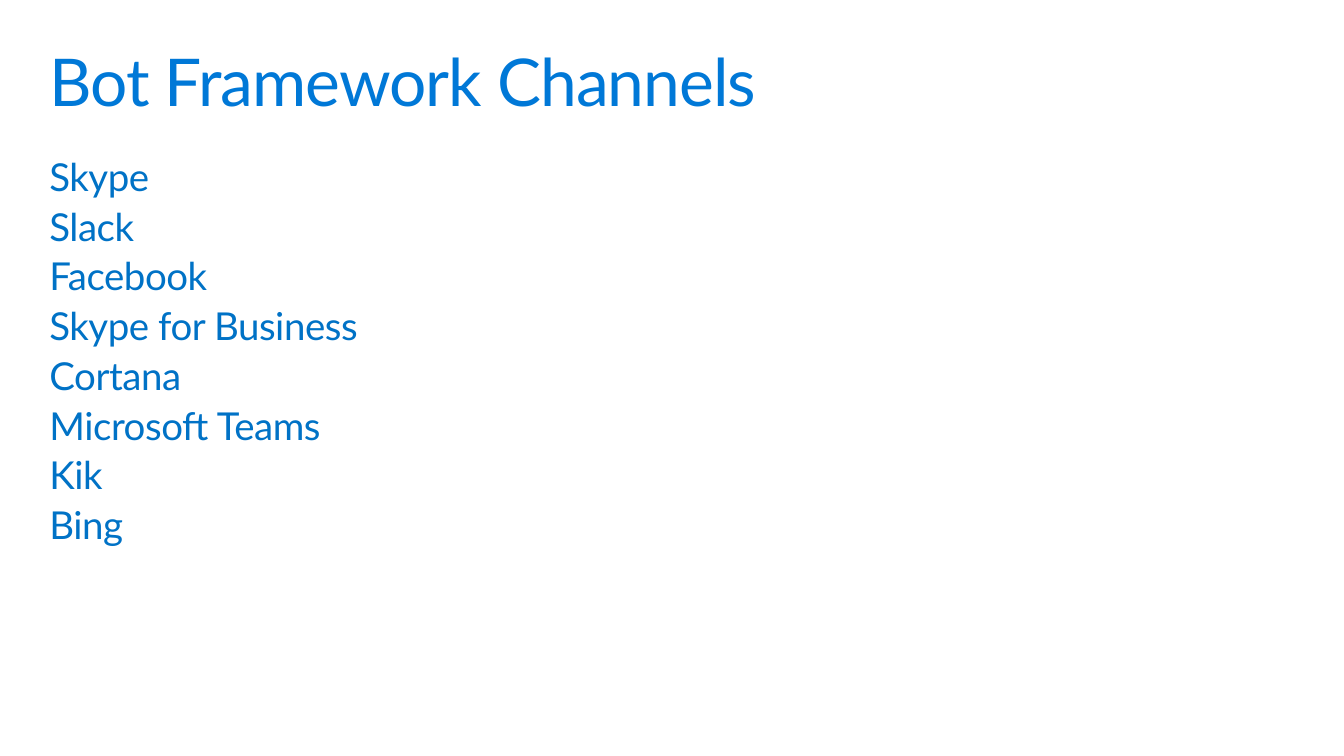
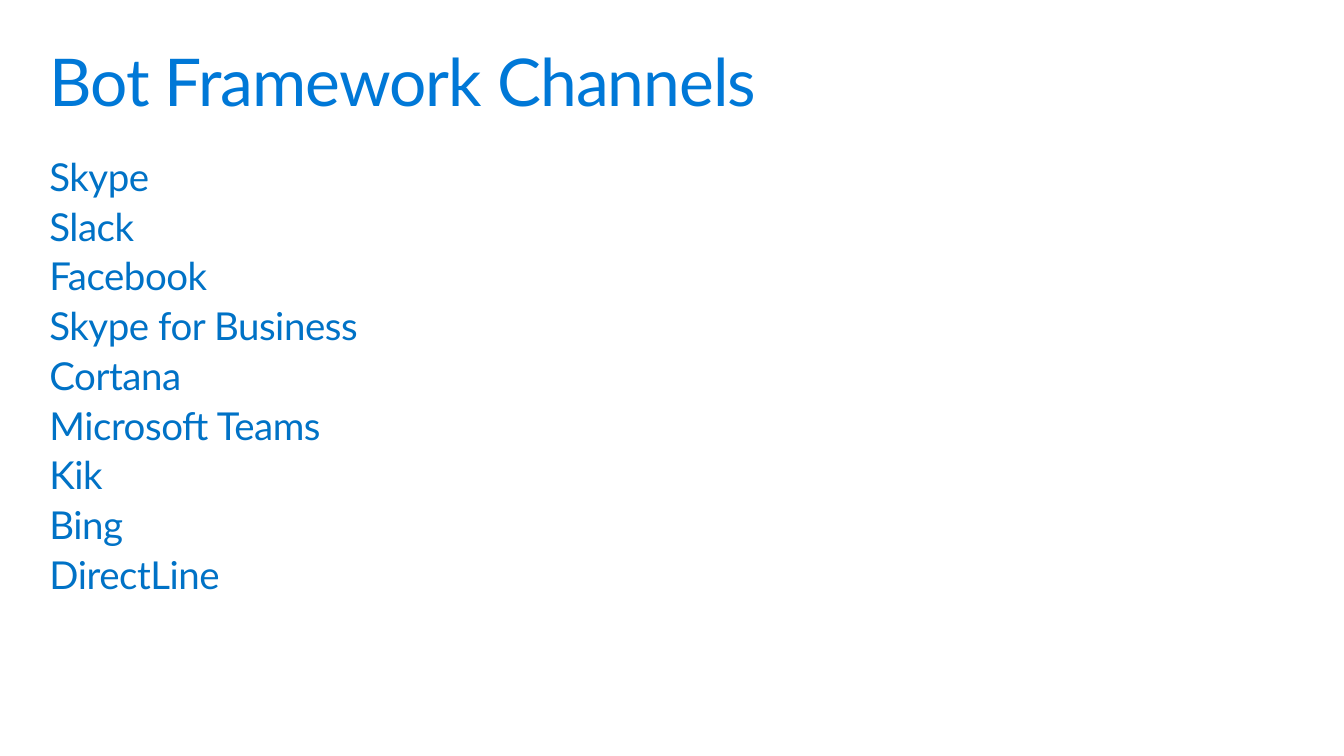
Before and after one commit to MissionMarsFourthHorizon/operation-max, a slide deck: slide 2 of Slides/8 - Backchannel.pptx. Drawn at 1344x756 pixels with LibreOffice and Linux fonts; fonts in the diff are those of the drawing. Boxes give left, top, right and bottom in pixels: in the first picture for what was removed or moved away, otherwise in the second. Text is boxed around its words. In the diff, an @@ line names an element or a change of style, - is before the commit and + after.

Commit message:
Updated slides

```diff
--- a/Slides/8 - Backchannel.pptx
+++ b/Slides/8 - Backchannel.pptx
@@ text at [49, 561, 219, 590]: paragraph added @@
+DirectLine
```
Also in this commit, not shown: 2 other slides changed, 1 other file.
